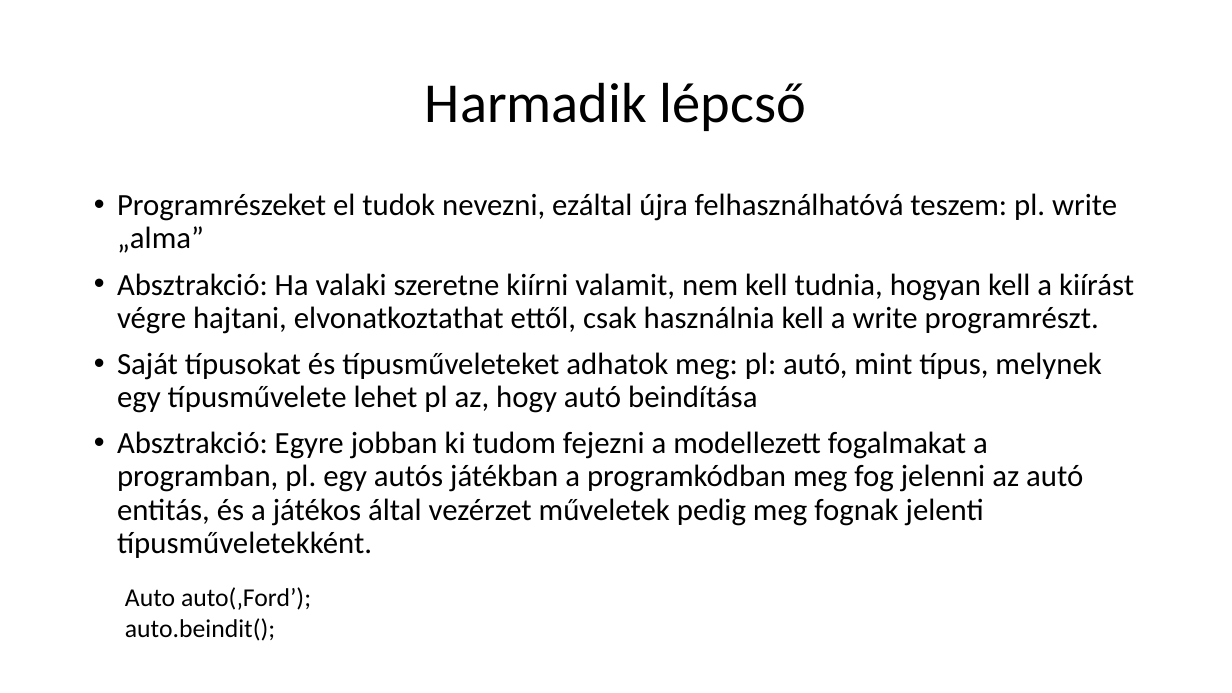
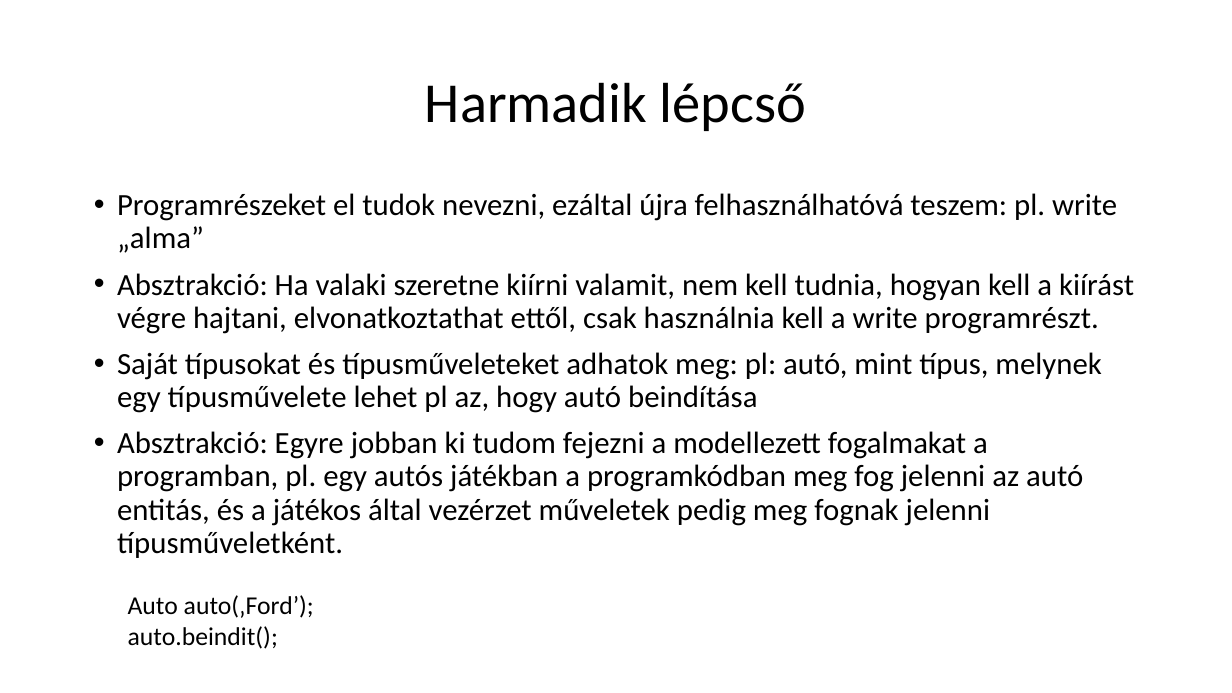
Before and after one commit to nagyandras95/Egyetem, a slide deck: slide 10 of efop/03/Absztakciós szintek a programozásban.pptx. Drawn at 1232x693 pixels with LibreOffice and Linux fonts; fonts in the diff are those of the drawing. Boxes give left, top, right and bottom in pixels: in the first picture for what was removed or moved away, otherwise in the second. Text is boxed around its words. In the diff, an @@ line names an element or a change of style, - is before the commit and + after.

```diff
--- a/efop/03/Absztakciós szintek a programozásban.pptx
+++ b/efop/03/Absztakciós szintek a programozásban.pptx
@@ text at <box>117,431,1083,558</box>: text changed @@
-• Absztrakció: Egyre jobban ki tudom fejezni a modellezett fogalmakat a programban, pl. egy autós játékban a programkódban meg fog jelenni az autó entitás, és a játékos által vezérzet műveletek pedig meg fognak jelenti típusműveletekként.
+• Absztrakció: Egyre jobban ki tudom fejezni a modellezett fogalmakat a programban, pl. egy autós játékban a programkódban meg fog jelenni az autó entitás, és a játékos által vezérzet műveletek pedig meg fognak jelenni típusműveletként.
@@ text "Auto auto(‚Ford’);": place and size @@
-text "Auto auto(‚Ford’);" at <box>125,587,311,641</box>
+text "Auto auto(‚Ford’);" at <box>128,595,314,649</box>
```
Also in this commit, not shown: 5 other slides changed, 2 slides added, 1 slide removed, 3 other files.
